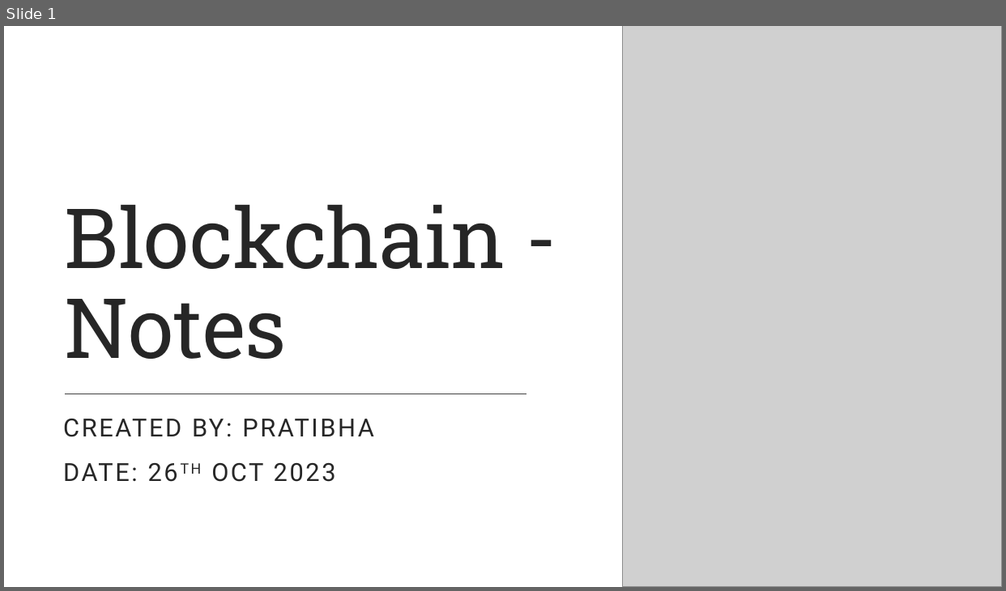
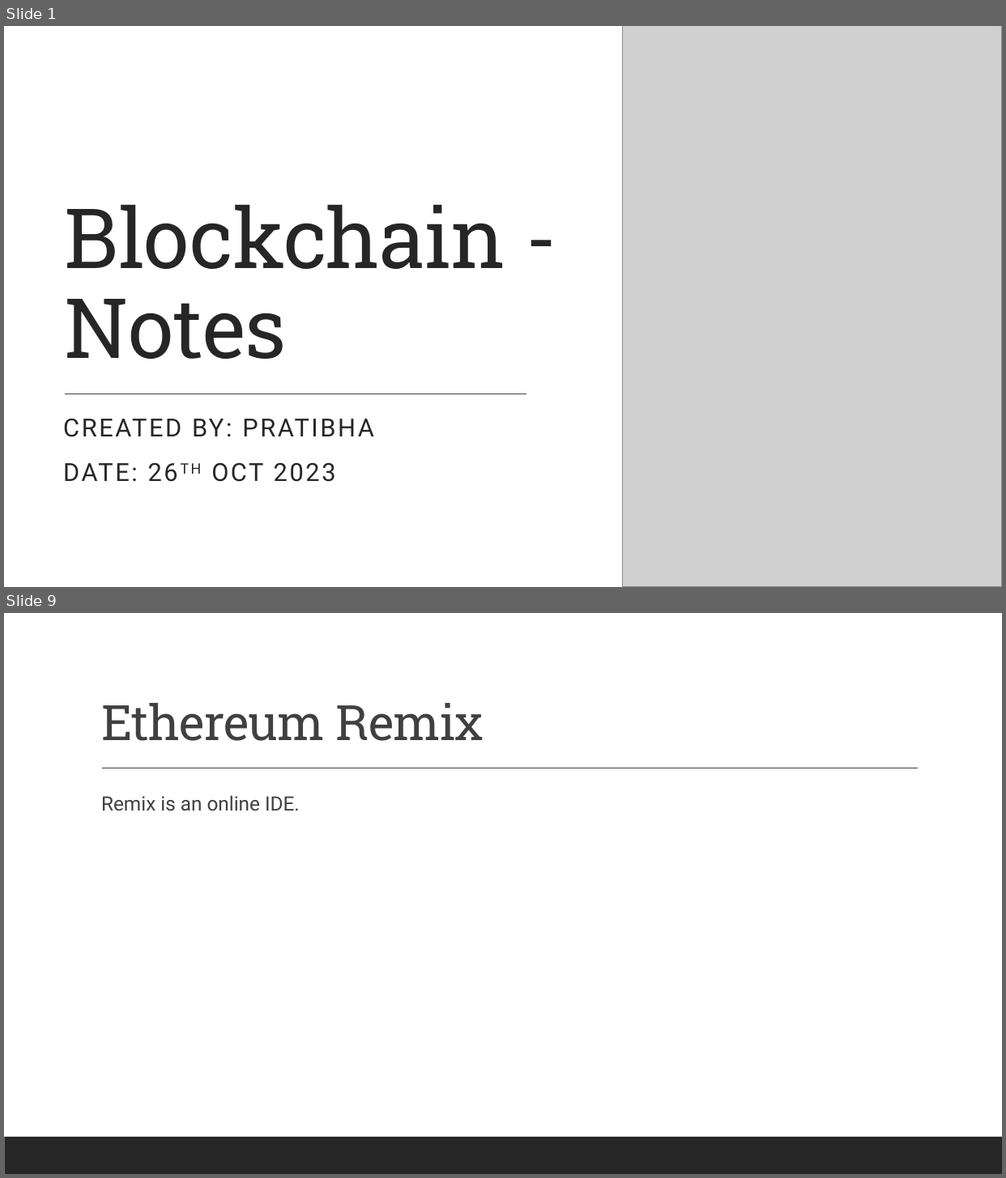
Before and after one commit to PratibhaRepos1/Blockchain, a slide deck: Blockchain-notes.pptx. Shown one above the other, each under a label of ours: slide 1 before the commit, slides 1 and 9 after it; the slides between them are not shown. The pictures are 1006x591 and 1006x1178 pixels, drawn with LibreOffice and Linux fonts; fonts in the diff are those of the drawing; grey boxes stand for pictures. Boxes give left, top, right and bottom in pixels: in the first picture for what was removed or moved away, otherwise in the second. Text is boxed around its words. In the diff, an @@ line names an element or a change of style, - is before the commit and + after.

```diff
--- a/Blockchain-notes.pptx
+++ b/Blockchain-notes.pptx
@@ slide 9 added at (4,613,1002,1174), background #FFFFFF; not listed: 1 template element that a slide beside it also shows @@
@@ title added at (101,703,484,741), 47 pt, text #404040 @@
+Ethereum Remix
@@ line added from (102, 769) to (918, 769), #404040 1 pt @@
@@ text added at (101,795,300,811), 19 pt, text #404040 @@
+  Remix is an online IDE.
```
Also in this commit, not shown: 1 slide changed, 6 other slides added, 1 slide removed, 6 other files.
